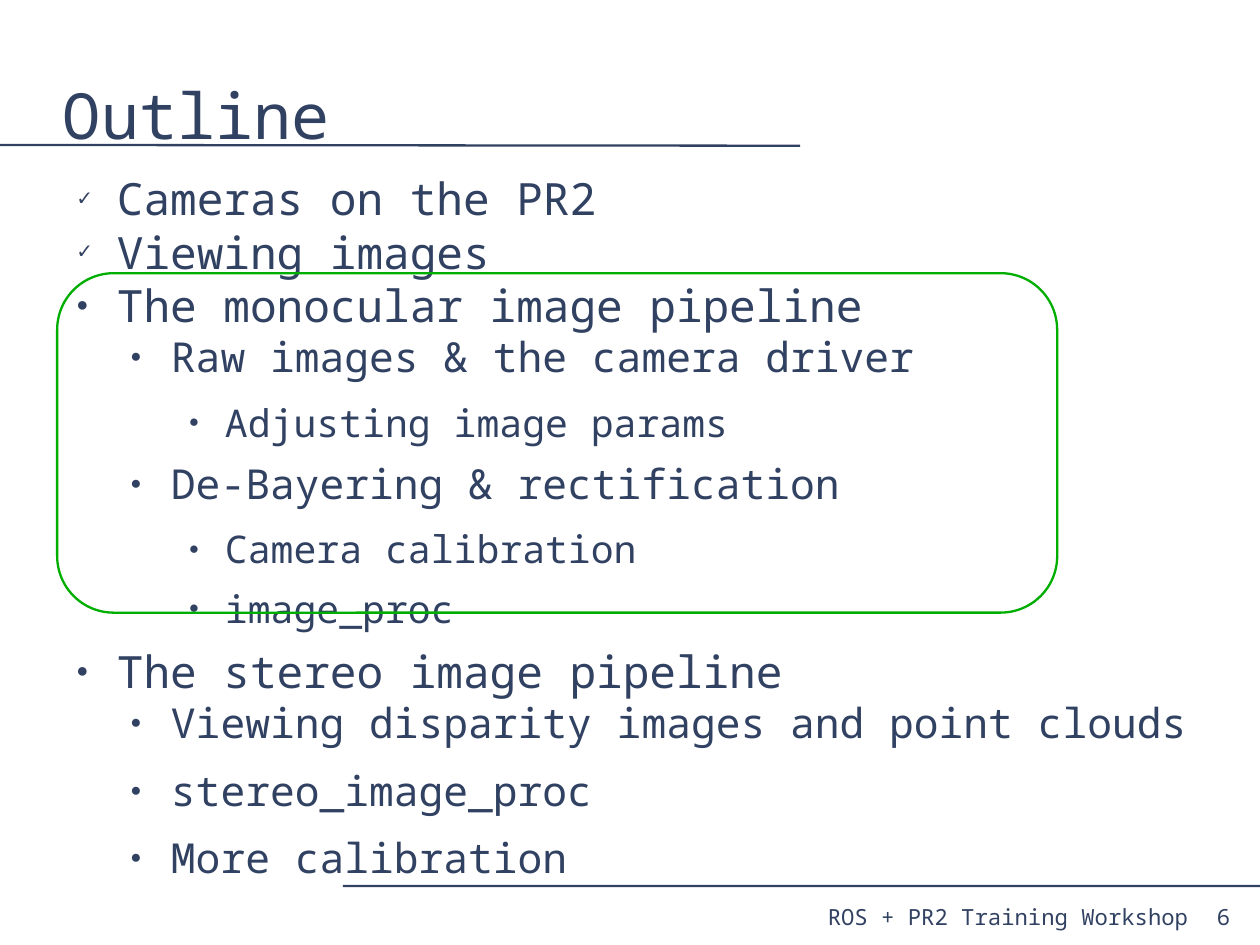
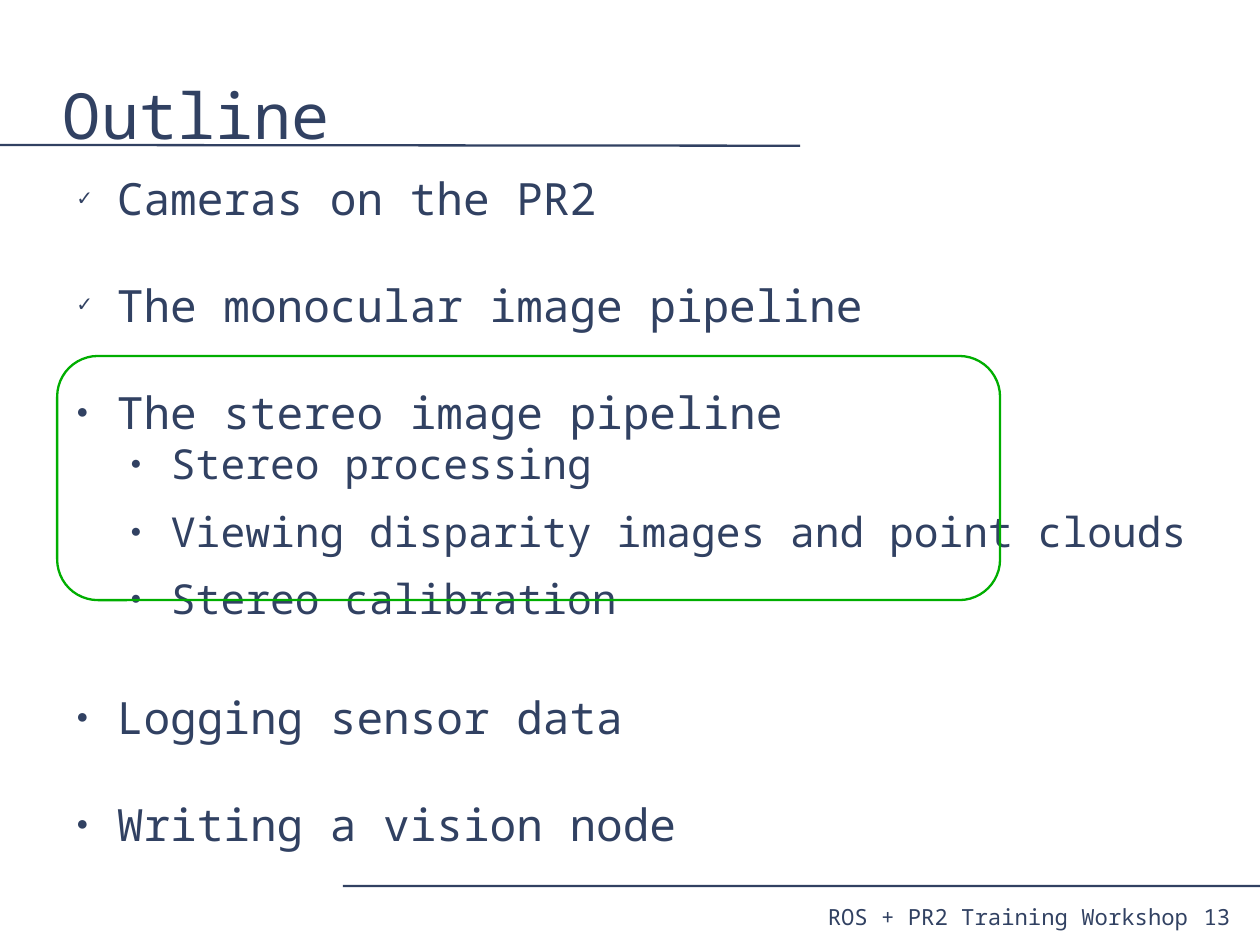
Before and after one commit to PR2/pr2_docs, a slide deck: slide 13 of pr2_training_workshop/processing_camera_data/slides.odp (slide 6 before the commit). Drawn at 1260x945 pixels with LibreOffice and Linux fonts; fonts in the diff are those of the drawing. Boxes give left, top, right and bottom in pixels: in the first picture for what was removed or moved away, otherwise in the second. Text is boxed around its words. In the diff, an @@ line names an element or a change of style, - is before the commit and + after.

Commit message:
processing_camera_data: Further reorganization. Expanded outlines to include entire talk. More on logging. Moved dynamic_reconfigure slides to relevant sections.

```diff
--- a/pr2_training_workshop/processing_camera_data/slides.odp
+++ b/pr2_training_workshop/processing_camera_data/slides.odp
@@ text at [117,235,490,280]: paragraph removed @@
-✓ Viewing images
@@ rounded rectangle: place and size @@
-rounded rectangle at [57,273,1058,613]
+rounded rectangle at [57,356,1000,600]
@@ text at [171,340,914,633]: paragraphs removed @@
-  ● Raw images & the camera driver
-    ● Adjusting image params
-  ● De-Bayering & rectification
-    ● Camera calibration
-    ● image_proc
@@ text at [171,447,592,489]: paragraph added @@
+  ● Stereo processing
@@ text at [117,582,677,852]: text changed; size 26 to 28 pt @@
-  ● stereo_image_proc
-  ● More calibration
+  ● Stereo calibration
+● Logging sensor data
+● Writing a vision node
@@ page number at [1204,909,1231,926]: text changed @@
-6
+13
```
Also in this commit, not shown: 7 other slides changed, 4 slides added.
